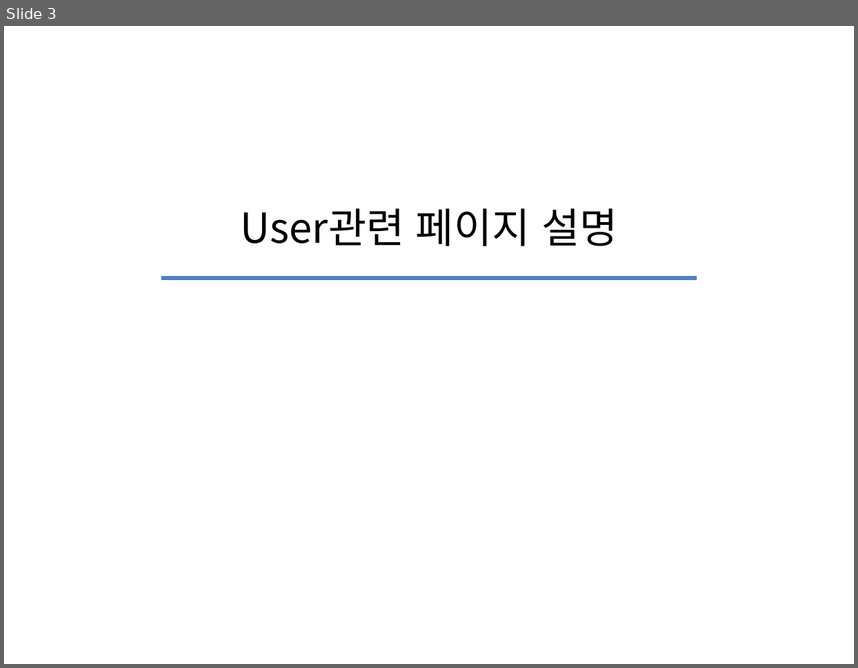
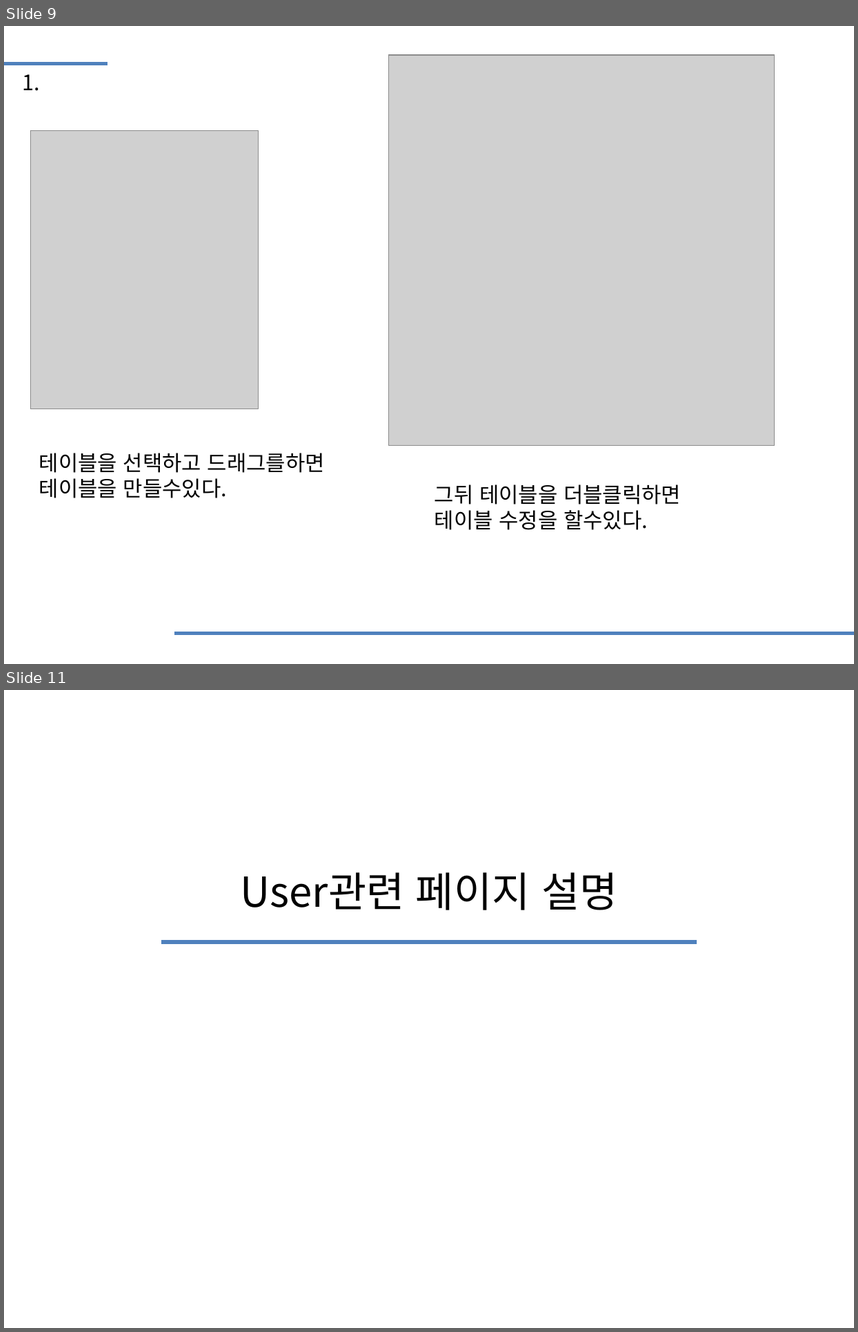
Before and after one commit to moon70717/iot_spring, a slide deck: iot_spring2/src/main/webapp/WEB-INF/views/db/main/iot_study2.pptx. Shown one above the other, each under a label of ours: slide 3 before the commit, slides 9 and 11 after it; the slides between them are not shown. The pictures are 858x668 and 858x1332 pixels, drawn with LibreOffice and Linux fonts; fonts in the diff are those of the drawing; grey boxes stand for pictures. Boxes give left, top, right and bottom in pixels: in the first picture for what was removed or moved away, otherwise in the second. Text is boxed around its words. In the diff, an @@ line names an element or a change of style, - is before the commit and + after.

```diff
--- a/iot_spring2/src/main/webapp/WEB-INF/views/db/main/iot_study2.pptx
+++ b/iot_spring2/src/main/webapp/WEB-INF/views/db/main/iot_study2.pptx
@@ slide 9 added at (x1=4, y1=26, x2=854, y2=664), background #FFFFFF @@
@@ line added from (4, 63) to (107, 63), #4F81BD 3 pt @@
@@ picture added at (x1=389, y1=55, x2=775, y2=445) @@
@@ text added at (x1=23, y1=74, x2=41, y2=91), 18 pt, text #000000 @@
+1.
@@ picture added at (x1=30, y1=131, x2=258, y2=408) @@
@@ text added at (x1=39, y1=452, x2=325, y2=498), 18 pt, text #000000 @@
+테이블을 선택하고 드래그를하면 테이블을 만들수있다.
@@ text added at (x1=435, y1=484, x2=681, y2=530), 18 pt, text #000000 @@
+그뒤 테이블을 더블클릭하면
+테이블 수정을 할수있다.
@@ line added from (175, 633) to (854, 633), #4F81BD 3 pt @@
@@ what was slide 3 is now slide 11 @@
```
Also in this commit, not shown: 1 slide changed, 8 other slides added, 1 slide removed, 6 other files.
